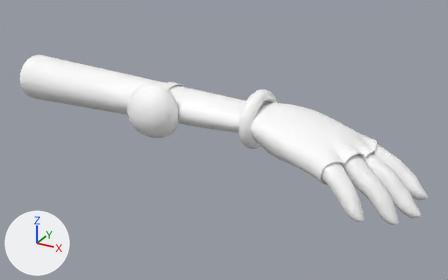
Renders of the FBX model On Thin Ice/Assets/Assets/Character/Tentative bras insh.fbx from each side of a commit.
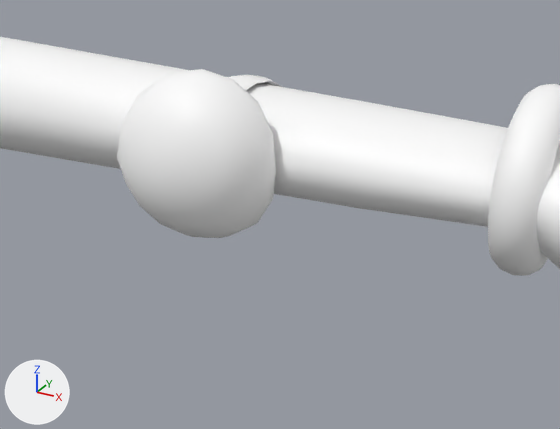
Old and new are each drawn whole from a camera (50 mm lens) standing at (1.775, -1.486, 1.804) and looking at (0.972, -0.027, 1.075) and again close up from a camera (50 mm lens) standing at (1.196, -0.694, 1.409) and looking at (0.88, -0.12, 1.122). Every picture has the same lights, and +X, +Y and +Z are marked at lower left. Where no turn or scale is listed for an object, it has been applied to the vertices.
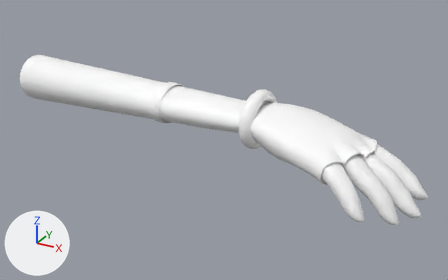
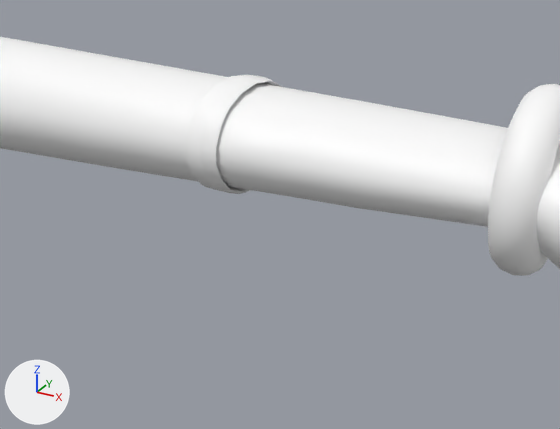
The change, as a diff of the scene's bpy script:
```diff
--- a/On Thin Ice/Assets/Assets/Character/Tentative bras insh.fbx.py
+++ b/On Thin Ice/Assets/Assets/Character/Tentative bras insh.fbx.py
@@ ob_cylinder_009 @@
-ob_cylinder_009 = bpy.data.objects.new('Cylinder.009', me_cylinder_009)
-ob_cylinder_009.location = (0.0, 0.0, 0.0)
```

Changed parts and their boxes [x1, y1, x2, y2] in the close-ups (560 x 429 px):
'Cylinder.009', deleted
    before: [117, 69, 276, 238]
'Cylinder.007', unchanged, uncovered by the edit
    before: [227, 75, 282, 90]
    after: [186, 75, 282, 194]
